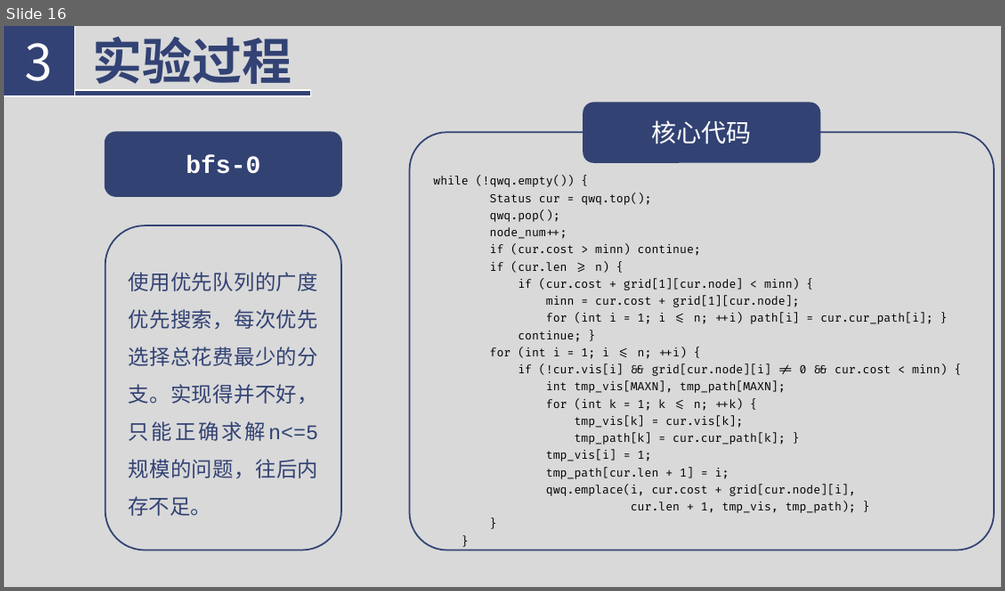
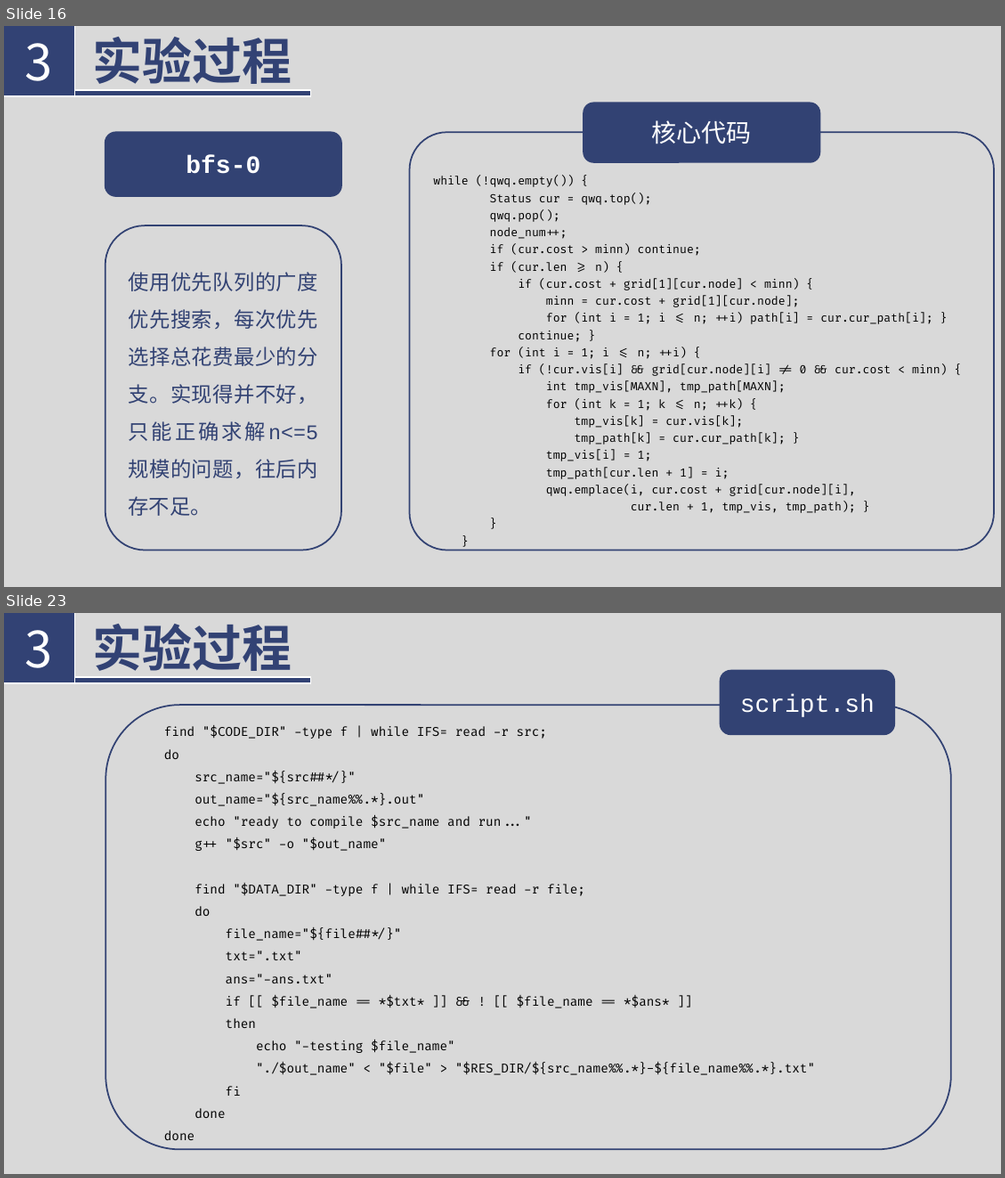
Before and after one commit to Florenz0707/AlgorithmProject, a slide deck: 3023244222-1-3/reports/introduction.pptx. Shown one above the other, each under a label of ours: slide 16 before the commit, slides 16 and 23 after it; the slides between them are not shown. The pictures are 1005x591 and 1005x1178 pixels, drawn with LibreOffice and Linux fonts; fonts in the diff are those of the drawing. Boxes give left, top, right and bottom in pixels: in the first picture for what was removed or moved away, otherwise in the second. Text is boxed around its words. In the diff, an @@ line names an element or a change of style, - is before the commit and + after.

```diff
--- a/3023244222-1-3/reports/introduction.pptx
+++ b/3023244222-1-3/reports/introduction.pptx
@@ slide 23 added at bbox=[4, 613, 1001, 1174], background #D9D9D9 @@
@@ rectangle added at bbox=[4, 613, 75, 684], fill #324274, outline #FFFFFF 1 pt, 48 pt, text #FFFFFF @@
+3
@@ text added at bbox=[93, 624, 292, 679], 48 pt, text #324274, bold @@
+实验过程
@@ rectangle added at bbox=[4, 677, 310, 683], fill #324274, outline #FFFFFF 1 pt @@
@@ group added at bbox=[105, 671, 951, 1149]: 2 rounded rectangles, 2 texts @@
+find "$CODE_DIR" -type f | while IFS= read -r src;
+do
+src_name="${src##*/}"
+out_name="${src_name%%.*}.out"
+echo "ready to compile $src_name and run..."
+g++ "$src" -o "$out_name"
+find "$DATA_DIR" -type f | while IFS= read -r file;
+do
+file_name="${file##*/}"
+txt=".txt"
+ans="-ans.txt"
+if [[ $file_name == *$txt* ]] && ! [[ $file_name == *$ans* ]]
+then
+echo "-testing $file_name"
+"./$out_name" < "$file" > "$RES_DIR/${src_name%%.*}-${file_name%%.*}.txt"
+fi
+done
+done
+script.sh
```
Also in this commit, not shown: 2 slides changed, 12 other slides added, 10 slides removed, 1 other file.
